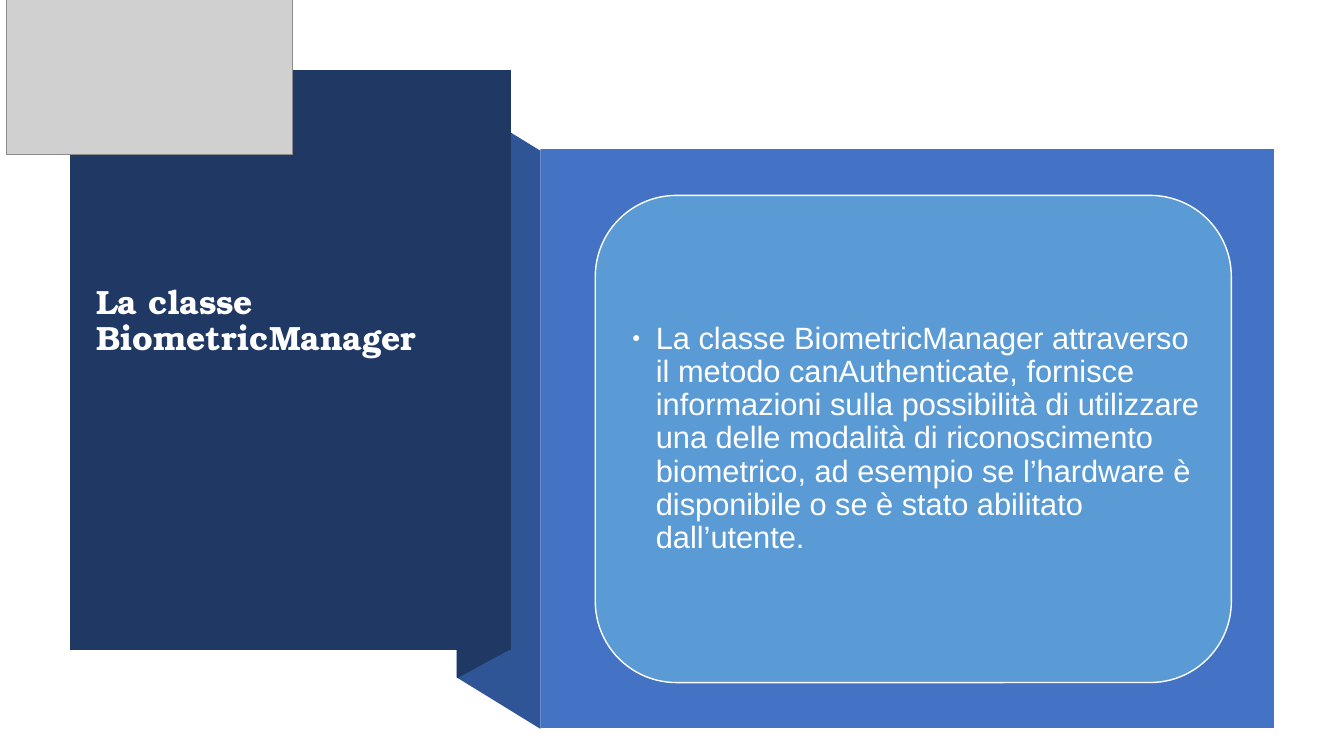
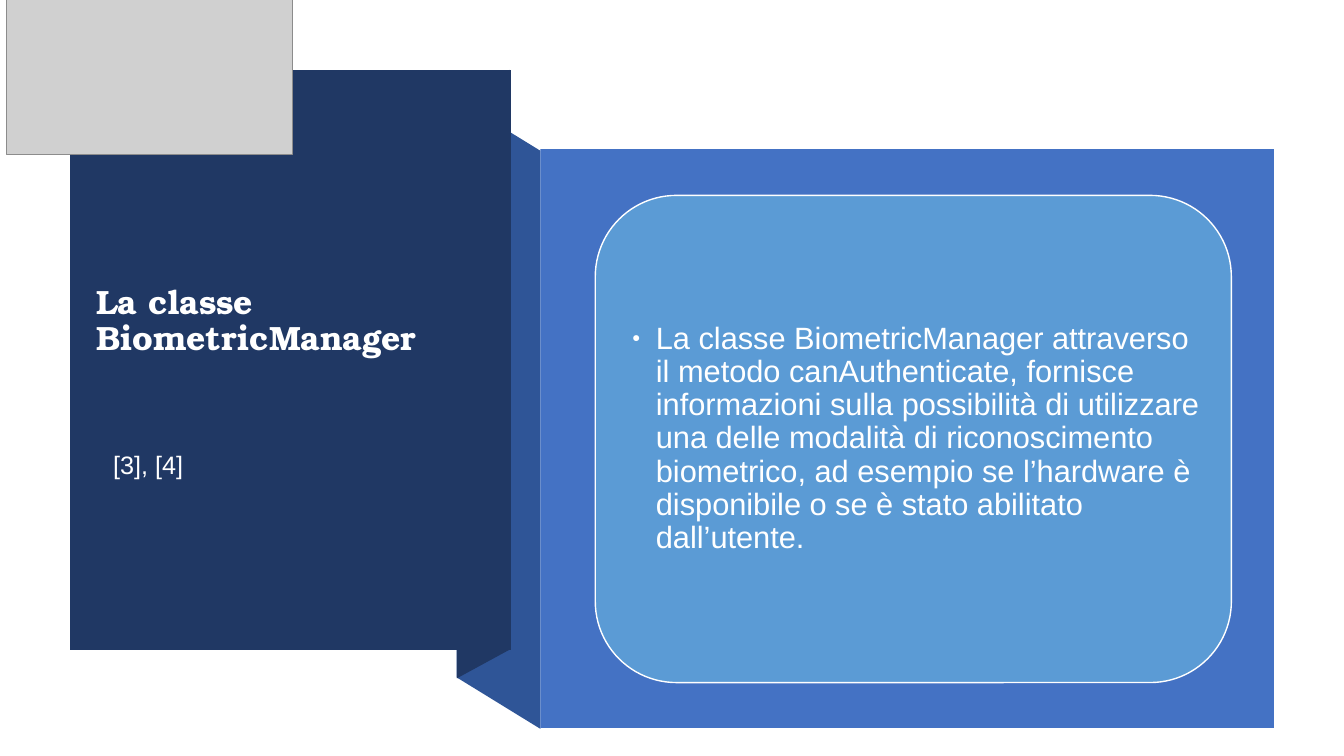
Before and after one commit to Torkin1/biometric_prompt_WALL-E, a slide deck: slide 3 of Introduzione Classi.odp. Drawn at 1344x756 pixels with LibreOffice and Linux fonts; fonts in the diff are those of the drawing; grey boxes stand for pictures. Boxes give left, top, right and bottom in pixels: in the first picture for what was removed or moved away, otherwise in the second. Text is boxed around its words. In the diff, an @@ line names an element or a change of style, - is before the commit and + after.

```diff
--- a/Introduzione Classi.odp
+++ b/Introduzione Classi.odp
@@ text added at box(113, 455, 183, 480), 18 pt, text #FFFFFF @@
+[3], [4]
```
Also in this commit, not shown: 5 other slides changed, 4 other files.
